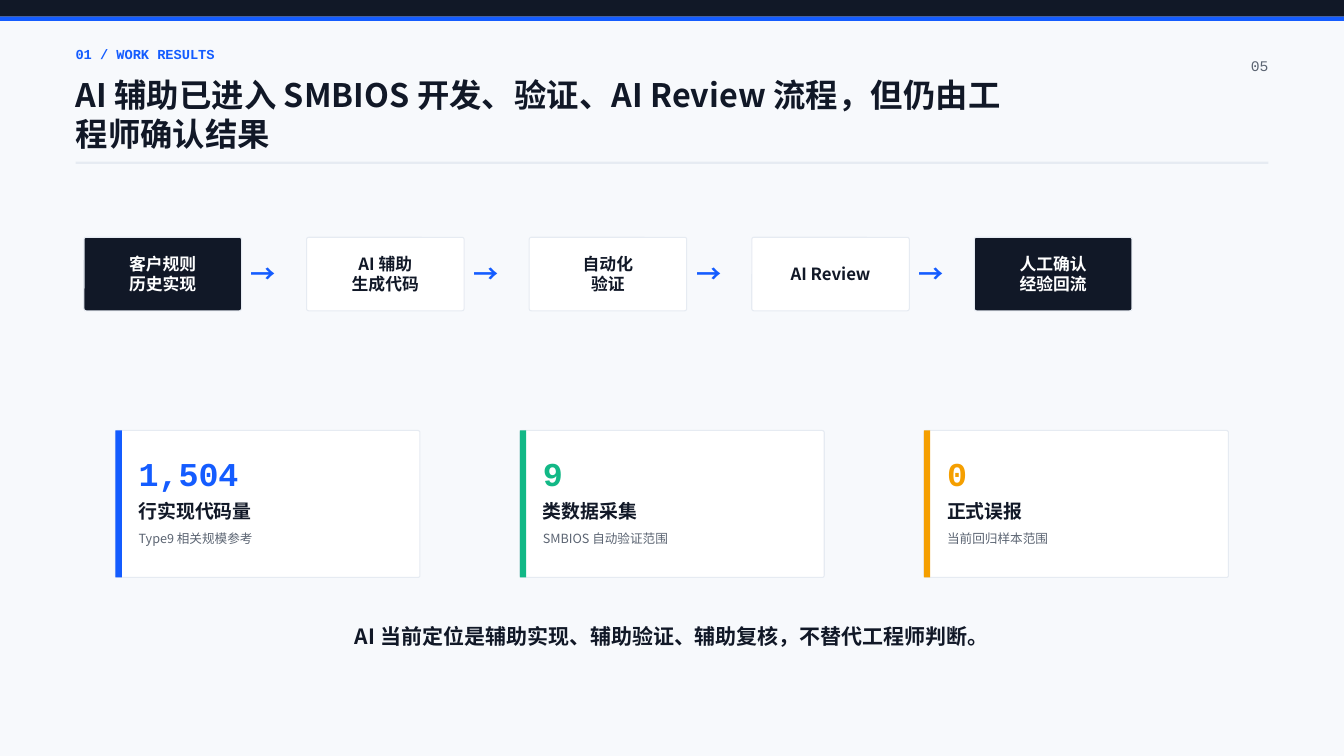
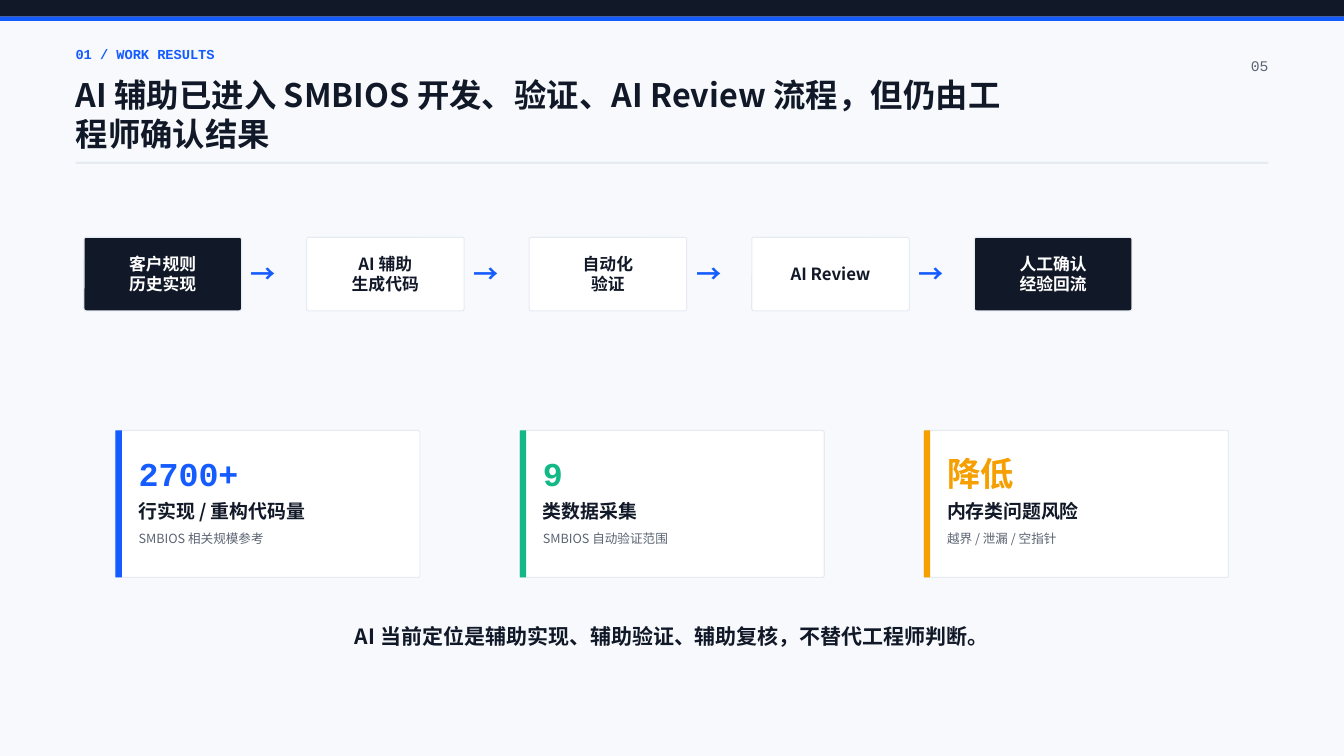
Before and after one commit to mhlucifer/personal-coach, a slide deck: slide 5 of ppt_work/bios_ai_stage_report_package_20260528/05_BIOS_AI_阶段汇报_瑞士工程风.pptx. Drawn at 1344x756 pixels with LibreOffice and Linux fonts; fonts in the diff are those of the drawing. Boxes give left, top, right and bottom in pixels: in the first picture for what was removed or moved away, otherwise in the second. Text is boxed around its words. In the diff, an @@ line names an element or a change of style, - is before the commit and + after.

```diff
--- a/ppt_work/bios_ai_stage_report_package_20260528/05_BIOS_AI_阶段汇报_瑞士工程风.pptx
+++ b/ppt_work/bios_ai_stage_report_package_20260528/05_BIOS_AI_阶段汇报_瑞士工程风.pptx
@@ text at bbox=[139, 463, 239, 487]: text changed @@
-1,504
+2700+
@@ text at bbox=[947, 457, 1014, 489]: text changed @@
-0
+降低
@@ text at bbox=[139, 502, 305, 520]: text changed @@
-行实现代码量
+行实现 / 重构代码量
@@ text at bbox=[947, 502, 1079, 520]: text changed @@
-正式误报
+内存类问题风险
@@ text at bbox=[139, 532, 264, 544]: text changed @@
-Type9 相关规模参考
+SMBIOS 相关规模参考
@@ text at bbox=[947, 532, 1057, 544]: text changed @@
-当前回归样本范围
+越界 / 泄漏 / 空指针
```
Also in this commit, not shown: 9 other slides changed, 8 other files.
